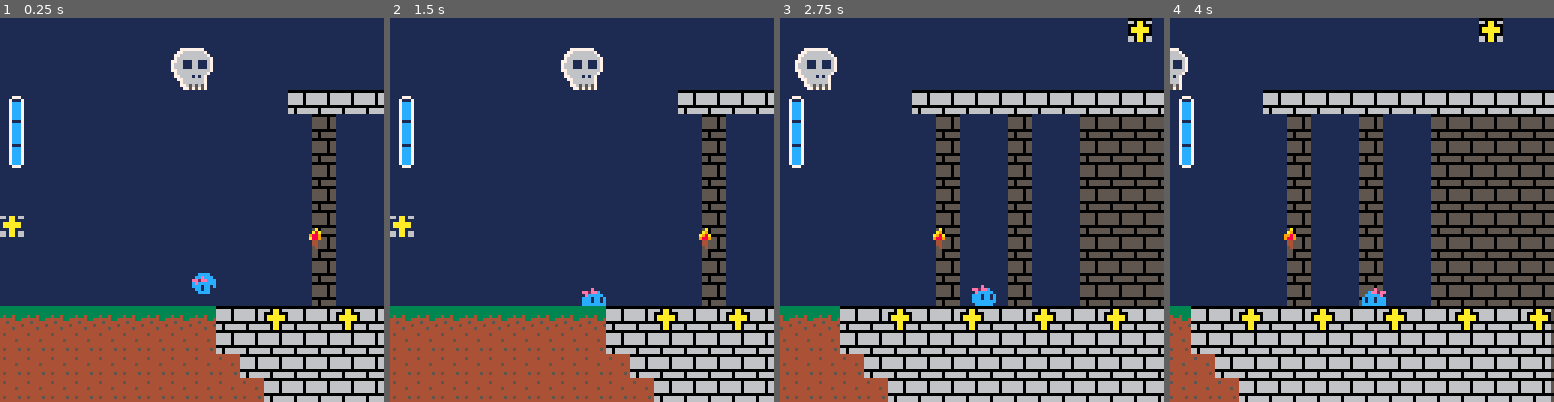
Above: before the commit, frames 1-4 (left to right).
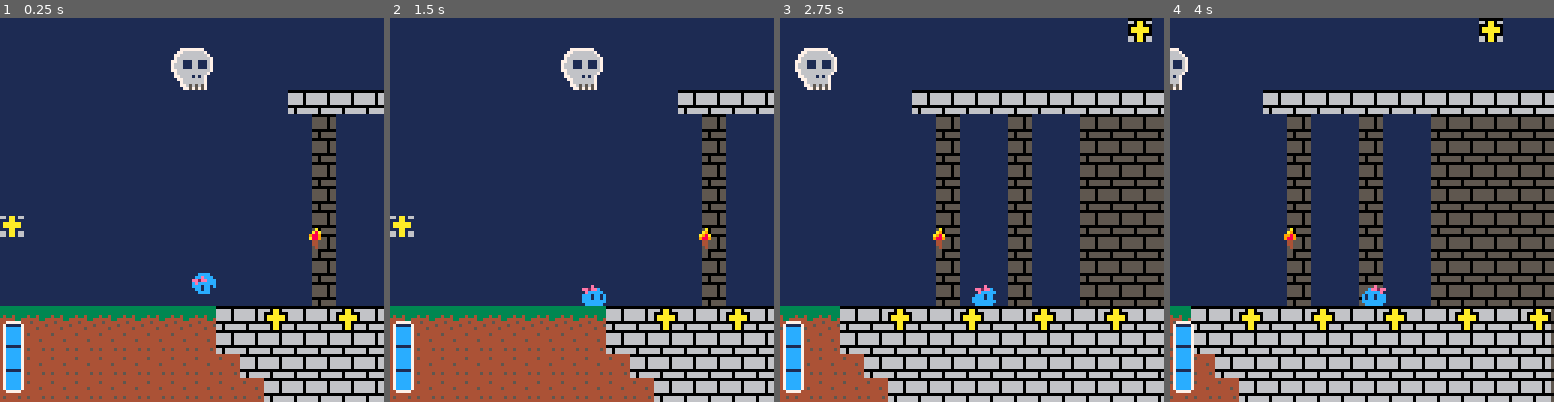
Above: after the commit, the same moments.

Repository: AriaLyndis/SlimeGamePrototype
Game: PICO-8 cartridge SlimeGamePrototype.p8
Same seed, same stepped clock (60 frames per second), same inputs: the game is played once before the commit and once after it.
Inputs:
- Up to frame 1 (0.25 s): no input
- Up to frame 2 (1.5 s): tap X (X key) at 0.33, 1.07 s; tap O (Z key) at 0.7 s
- Up to frame 3 (2.75 s): hold Right 1.6-2.1 s; tap O (Z key) at 1.7, 2.1, 2.5 s; tap X (X key) at 1.85 s; hold Up 2.15-2.42 s; hold Right from 2.47 s (still down)
- Up to frame 4 (4 s): tap O (Z key) at 2.9, 3.3, 3.7 s; tap X (X key) at 2.97 s; release Right at 3.03 s; hold Left 3.08-3.58 s; hold Down 3.63-3.97 s

The runs differ from the first frame. In frame 1, 1.7% of the frame differs, in the area x 0-7%, y 20-98%; in frame 2, 1.8%, in the area x 0-57%, y 20-98%; in frame 3, 1.8%; in frame 4, 1.8%.

Commit message:
Added Run Animation
Added Run Animation, but this time in the description box

Diff:
--- a/SlimeGamePrototype.p8
+++ b/SlimeGamePrototype.p8
@@ -4,6 +4,8 @@
 --main
 function _init()
 	mapstart=player.x
+    run_frame = 0
+    rundelay = 0
 end
 
 function _update()
@@ -159,39 +161,66 @@
     				player.sprite = 11
                 elseif not player.state.grounded and player.yvel > 0 then
                     player.sprite = 12
-    elseif frame_count%16<8 then
+    elseif frame_count%40<20 then
         player.sprite = 9
-    else
+    elseif player.state.free then
         player.sprite = 10
     end
+
     if btn(🅾️) and btn(⬇️) then
     	player.sprite = 26
     elseif btn(🅾️) then
     player.sprite = 25
     end
+
+--turnaround
+    if (btn(➡️) and player.flipped) then
+        player.sprite = 26
+    elseif (btn(⬅️) and not player.flipped) then
+        player.sprite = 26
+    end
+--draw roll
+    if (btn(➡️) or btn(⬅️)) then
+        rundelay += 1
+    else
+        rundelay = 0
+    end
+
+    if rundelay >= 4 then
+        if (btn(➡️) and player.state.free and player.state.grounded) then
+            run_frame += 1
+            player.sprite = 41 + (run_frame / 3  % 6)
+        elseif (btn(⬅️) and player.state.free and player.state.grounded) then
+            run_frame += 1
+            player.sprite = 41 + (run_frame / 3  % 6)
+            player.flipped = true
+        else
+            run_frame = 0
+        end
+    end
+
     if player.state.boosting then
     	player.flipped = false
     	player.sprite = 13
     end
-
-end
+end
+
 function draw_player()
  --hitbox
 	--rect(64,player.y,71,player.y+7,7)
 	--sprite
 --boost line
     if player.state.boosting then
-    line(64+4, player.y+4, ((64+4)+player.velX*3), ((player.y+4)+player.yvel*3),12)--mid to mid
-    line(64+3, player.y+4, ((64+4)+player.velX*3)+1, ((player.y+4)+player.yvel*3),12) --left to right
-    line(64+5, player.y+4, ((64+4)+player.velX*3)-1, ((player.y+4)+player.yvel*3),12)--right to left
-    line(64+4, player.y+3, ((64+4)+player.velX*3), ((player.y+4)+player.yvel*3)+1,12)--up to down
-    line(64+4, player.y+5, ((64+4)+player.velX*3), ((player.y+4)+player.yvel*3)-1,12)--down to up
-    circfill((64+4)+player.velX*3, (player.y+4)+player.yvel*3,2,12)
-    if frame_count%4<=2 then
-    circ(64+3,player.y+3,7,7)
-    end
-    end
-
+        line(64+4, player.y+4, ((64+4)+player.velX*3), ((player.y+4)+player.yvel*3),12)--mid to mid
+        line(64+3, player.y+4, ((64+4)+player.velX*3)+1, ((player.y+4)+player.yvel*3),12) --left to right
+        line(64+5, player.y+4, ((64+4)+player.velX*3)-1, ((player.y+4)+player.yvel*3),12)--right to left
+        line(64+4, player.y+3, ((64+4)+player.velX*3), ((player.y+4)+player.yvel*3)+1,12)--up to down
+        line(64+4, player.y+5, ((64+4)+player.velX*3), ((player.y+4)+player.yvel*3)-1,12)--down to up
+        circfill((64+4)+player.velX*3, (player.y+4)+player.yvel*3,2,12)
+        if frame_count%4<=2 then
+        circ(64+3,player.y+3,7,7)
+        end
+    end
     spr(player.sprite,64,player.y,1,1,player.flipped)
 end
 
@@ -321,12 +350,12 @@
 length = 3,
 y=0,
 update = function()
-    slimeter.y = 50 - slimeter.level * 8
+    slimeter.y = 125 - slimeter.level * 8
 end,
 
 draw = function()
     spr(slimeter.sprite,0,slimeter.y,1,slimeter.level,0,1)
-    spr(20,0,26,1,3,0,0)
+    spr(20,0,101    ,1,3,0,0)
 
 end
 }
Not shown, changed: 24 lines of the sprite sheet (__gfx__) section of SlimeGamePrototype.p8
